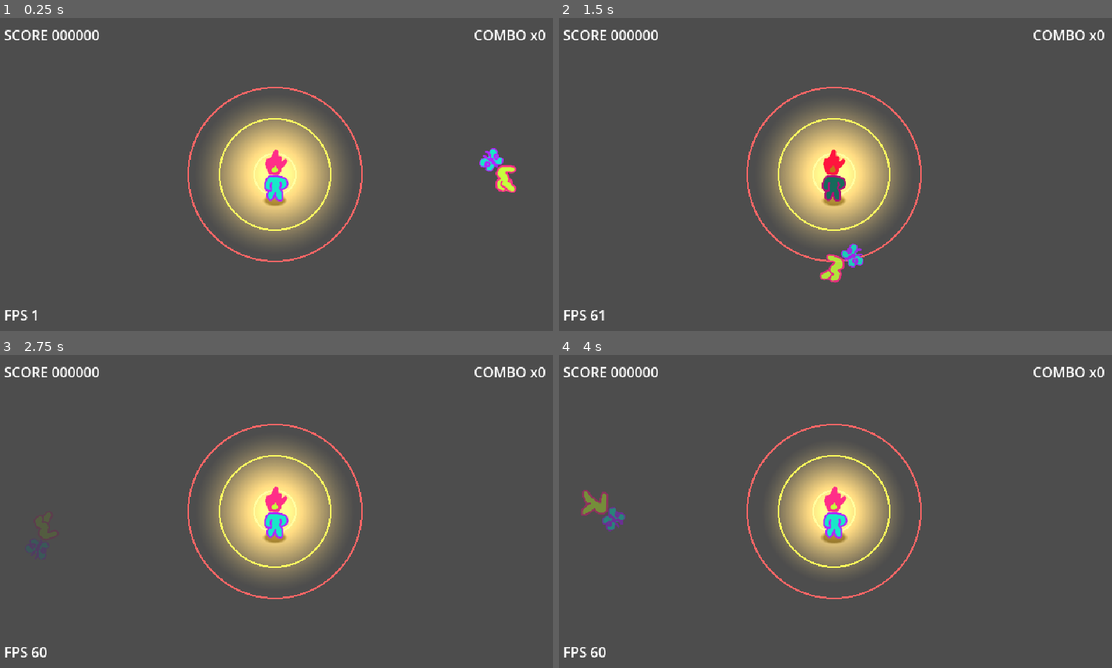
Above: before the commit, frames 1-4 (two rows, left to right).
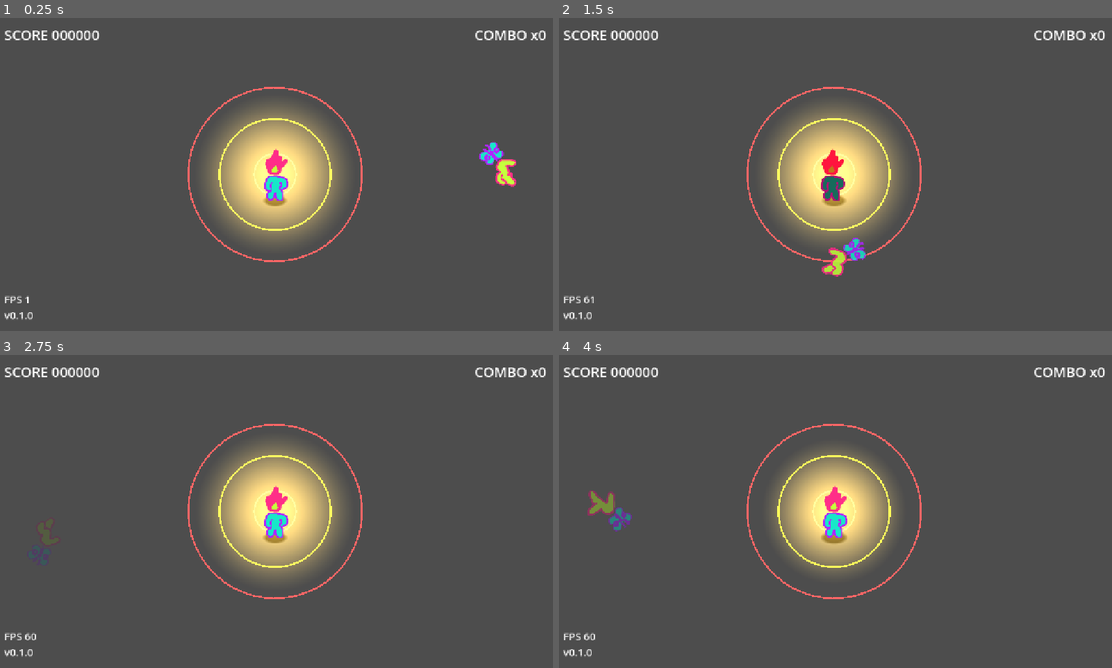
Above: after the commit, the same moments.

Repository: Leusin/project-jcjs-july-gamejam-2026
Game: Godot game, scene res://src/core/main_game/main.tscn
Same seed, same stepped clock (60 frames per second), same inputs: the game is played once before the commit and once after it. Sound files missing from this copy of the repository are replaced by a short silence.
Inputs (mouse positions are in pixels of both pictures, inside the frame that each line leads up to):
- Up to frame 1 (0.25 s): no input
- Up to frame 2 (1.5 s): tap Enter (ui_accept) at 0.5, 0.77 s; move the mouse to (957, 158) at 0.52 s; click (957, 158) at 0.67 s; move the mouse to (724, 190) at 1.27 s; click (724, 190) at 1.42 s
- Up to frame 3 (2.75 s): tap Enter (ui_accept) at 1.52 s; move the mouse to (331, 442) at 2.02 s; click (331, 442) at 2.17 s
- Up to frame 4 (4 s): move the mouse to (807, 574) at 2.77 s; click (807, 574) at 2.92 s; tap Enter (ui_accept) at 3.02, 3.77 s; move the mouse to (1001, 558) at 3.52 s; click (1001, 558) at 3.67 s

The runs differ from the first frame. In frame 1, 1.7% of the frame differs, in the area x 0-99%, y 3-97%; in frame 2, 1.7%; in frame 3, 1.3%; in frame 4, 1.8%.

Commit message:
fix: 해상도 1280x720으로 전환

Diff:
--- a/project.godot
+++ b/project.godot
@@ -19,12 +19,9 @@
 
 [display]
 
-window/size/viewport_width=640
-window/size/viewport_height=360
-window/size/window_width_override=1280
-window/size/window_height_override=720
+window/size/viewport_width=1280
+window/size/viewport_height=720
 window/stretch/mode="canvas_items"
-window/stretch/scale_mode="integer"
 
 [rendering]
 
--- a/src/core/main_game/main.gd
+++ b/src/core/main_game/main.gd
@@ -8,9 +8,9 @@
 	MISS
 }
 
-@export var perfect_distance: float = 24.0
-@export var good_distance: float = 64.0
-@export var miss_distance: float = 100.0
+@export var perfect_distance: float = 48.0
+@export var good_distance: float = 128.0
+@export var miss_distance: float = 200.0
 @export var perfect_score: int = 5
 @export var good_score: int = 1
 
@@ -70,9 +70,9 @@
 	if _hit_point == null:
 		return
 	var c := _hit_point.global_position
-	draw_arc(c, perfect_distance, 0.0, TAU, 64, Color(0.3, 1.0, 0.4), 2.0)
-	draw_arc(c, good_distance, 0.0, TAU, 64, Color(1.0, 0.9, 0.3), 2.0)
-	draw_arc(c, miss_distance, 0.0, TAU, 64, Color(1.0, 0.4, 0.4), 2.0)
+	draw_arc(c, perfect_distance, 0.0, TAU, 64, Color(0.3, 1.0, 0.4), 4.0)
+	draw_arc(c, good_distance, 0.0, TAU, 64, Color(1.0, 0.9, 0.3), 4.0)
+	draw_arc(c, miss_distance, 0.0, TAU, 64, Color(1.0, 0.4, 0.4), 4.0)
 
 func _on_success() -> void:
 	var note := _note
--- a/src/core/main_game/main.tscn
+++ b/src/core/main_game/main.tscn
@@ -10,29 +10,30 @@
 script = ExtResource("1_8jwtq")
 
 [node name="HitPoint" parent="." unique_id=141709498 instance=ExtResource("2_8jwtq")]
-position = Vector2(320, 180)
+position = Vector2(640, 360)
 
 [node name="SpawnPoints" type="Node2D" parent="." unique_id=235518348]
 
 [node name="SpawnLeft" type="Marker2D" parent="SpawnPoints" unique_id=1422884889]
-position = Vector2(0, 180)
+position = Vector2(0, 360)
 
 [node name="SpawnRight" type="Marker2D" parent="SpawnPoints" unique_id=378890909]
-position = Vector2(640, 180)
+position = Vector2(1280, 360)
 
 [node name="SpawnTop" type="Marker2D" parent="SpawnPoints" unique_id=1298295102]
-position = Vector2(320, 0)
+position = Vector2(640, 0)
 
 [node name="SpawnBottom" type="Marker2D" parent="SpawnPoints" unique_id=1849863009]
-position = Vector2(320, 360)
+position = Vector2(640, 720)
 
 [node name="CanvasLayer" type="CanvasLayer" parent="." unique_id=1045942636]
 
 [node name="ScoreLabel" type="Label" parent="CanvasLayer" unique_id=2121135264]
-offset_left = 8.0
-offset_top = 8.0
-offset_right = 110.0
-offset_bottom = 57.0
+offset_left = 16.0
+offset_top = 16.0
+offset_right = 220.0
+offset_bottom = 114.0
+theme_override_font_sizes/font_size = 32
 text = "Score:000000
 "
 
@@ -40,11 +41,12 @@
 anchors_preset = 1
 anchor_left = 1.0
 anchor_right = 1.0
-offset_left = -104.0
-offset_top = 8.0
-offset_right = -8.0
-offset_bottom = 31.0
+offset_left = -208.0
+offset_top = 16.0
+offset_right = -16.0
+offset_bottom = 62.0
 grow_horizontal = 0
+theme_override_font_sizes/font_size = 32
 text = "Combo:0000"
 horizontal_alignment = 2
 
--- a/src/debug/debug_overlay.tscn
+++ b/src/debug/debug_overlay.tscn
@@ -8,8 +8,9 @@
 script = ExtResource("1_dbg")
 
 [node name="Label" type="Label" parent="." unique_id=1848446030]
-offset_left = 8.0
-offset_top = 330.0
-offset_right = 36.0
-offset_bottom = 353.0
+offset_left = 16.0
+offset_top = 630.0
+offset_right = 200.0
+offset_bottom = 706.0
+theme_override_font_sizes/font_size = 24
 text = "FPS"
--- a/src/gameplay/FireMan.tscn
+++ b/src/gameplay/FireMan.tscn
@@ -14,8 +14,8 @@
 
 [sub_resource type="GradientTexture2D" id="GradientTexture2D_d0u6y"]
 gradient = SubResource("Gradient_cntsw")
-width = 32
-height = 16
+width = 64
+height = 32
 fill = 1
 fill_from = Vector2(0.5, 0.5)
 
@@ -30,8 +30,8 @@
 
 [sub_resource type="GradientTexture2D" id="GradientTexture2D_57qmd"]
 gradient = SubResource("Gradient_ktdrg")
-width = 178
-height = 178
+width = 356
+height = 356
 fill = 1
 fill_from = Vector2(0.5, 0.5)
 
@@ -55,7 +55,7 @@
 [node name="ShadowSprite2D" type="Sprite2D" parent="." unique_id=1005909401]
 z_index = -1
 material = SubResource("CanvasItemMaterial_3gngh")
-position = Vector2(0, 30)
+position = Vector2(0, 60)
 texture = SubResource("GradientTexture2D_d0u6y")
 
 [node name="LightSprite2D" type="Sprite2D" parent="." unique_id=1259254882]
@@ -65,7 +65,6 @@
 texture = SubResource("GradientTexture2D_57qmd")
 
 [node name="AnimatedSprite2D" type="AnimatedSprite2D" parent="." unique_id=1672951229]
-scale = Vector2(0.5, 0.5)
 sprite_frames = SubResource("SpriteFrames_d0u6y")
 autoplay = "default"
 frame_progress = 0.92242306
--- a/src/gameplay/fire_man.gd
+++ b/src/gameplay/fire_man.gd
@@ -16,8 +16,8 @@
 	_character_sprite.modulate = Color(1.0, 0.3, 0.3)
 	create_tween().tween_property(_character_sprite, "modulate", Color.WHITE, 0.3)
 	var shake := create_tween()
-	shake.tween_property(_character_sprite, "offset", Vector2(8, 0), 0.04)
-	shake.tween_property(_character_sprite, "offset", Vector2(-8, 0), 0.04)
+	shake.tween_property(_character_sprite, "offset", Vector2(16, 0), 0.04)
+	shake.tween_property(_character_sprite, "offset", Vector2(-16, 0), 0.04)
 	shake.tween_property(_character_sprite, "offset", Vector2.ZERO, 0.04)
 
 func _ready() -> void:
--- a/src/gameplay/note.gd
+++ b/src/gameplay/note.gd
@@ -1,9 +1,9 @@
 extends Node2D
 
-@export var speed: float = 220.0
+@export var speed: float = 440.0
 @export var direction: Vector2 = Vector2.RIGHT
-@export var radius: float = 20.0
-@export var fall_gravity: float = 500.0
+@export var radius: float = 40.0
+@export var fall_gravity: float = 1000.0
 
 @onready var _sprite: AnimatedSprite2D = $AnimatedSprite2D
 
@@ -38,7 +38,7 @@
 ## 어둠으로 추락하며 스스로 사라진다.
 func fall() -> void:
 	_falling = true
-	_fall_velocity = Vector2(direction.x * 40.0, -120.0)
+	_fall_velocity = Vector2(direction.x * 80.0, -240.0)
 	var t := create_tween()
 	t.tween_property(_sprite, "modulate", Color(0.3, 0.3, 0.4, 0.0), 0.8)
 	t.parallel().tween_property(_sprite, "rotation", _sprite.rotation + 4.0, 0.8)
--- a/src/gameplay/note.tscn
+++ b/src/gameplay/note.tscn
@@ -51,10 +51,9 @@
 script = ExtResource("1_yn68x")
 
 [node name="AnimatedSprite2D" type="AnimatedSprite2D" parent="." unique_id=1813954867]
-position = Vector2(0, 4)
-scale = Vector2(0.5, 0.5)
+position = Vector2(0, 8)
 sprite_frames = SubResource("SpriteFrames_g4v7s")
 autoplay = "default"
 frame_progress = 0.7137486
 speed_scale = 2.0
-offset = Vector2(0, -15)
+offset = Vector2(0, -30)
